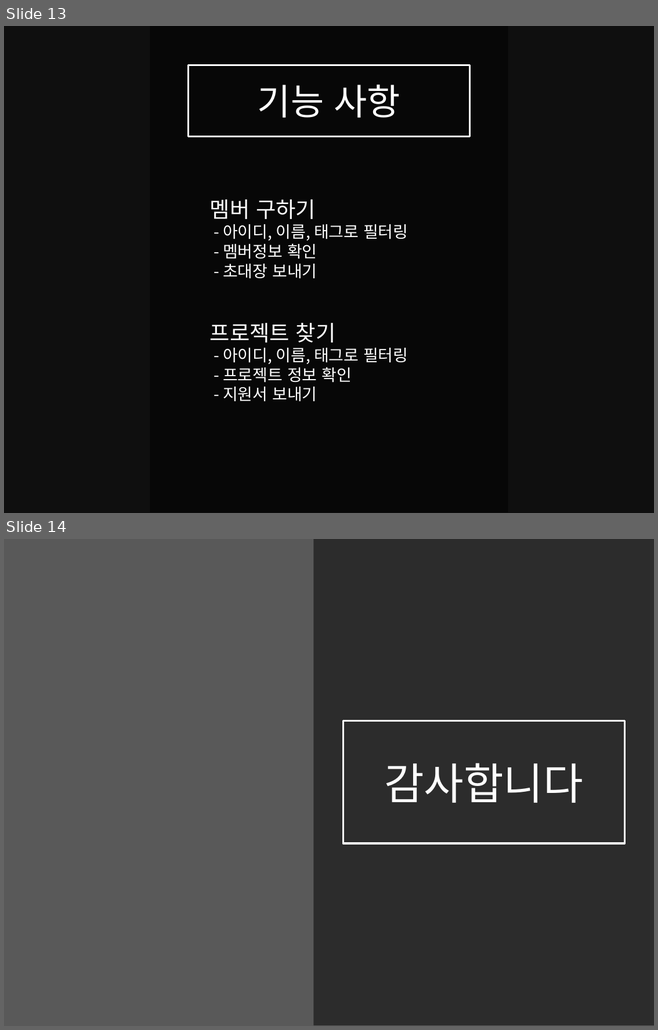
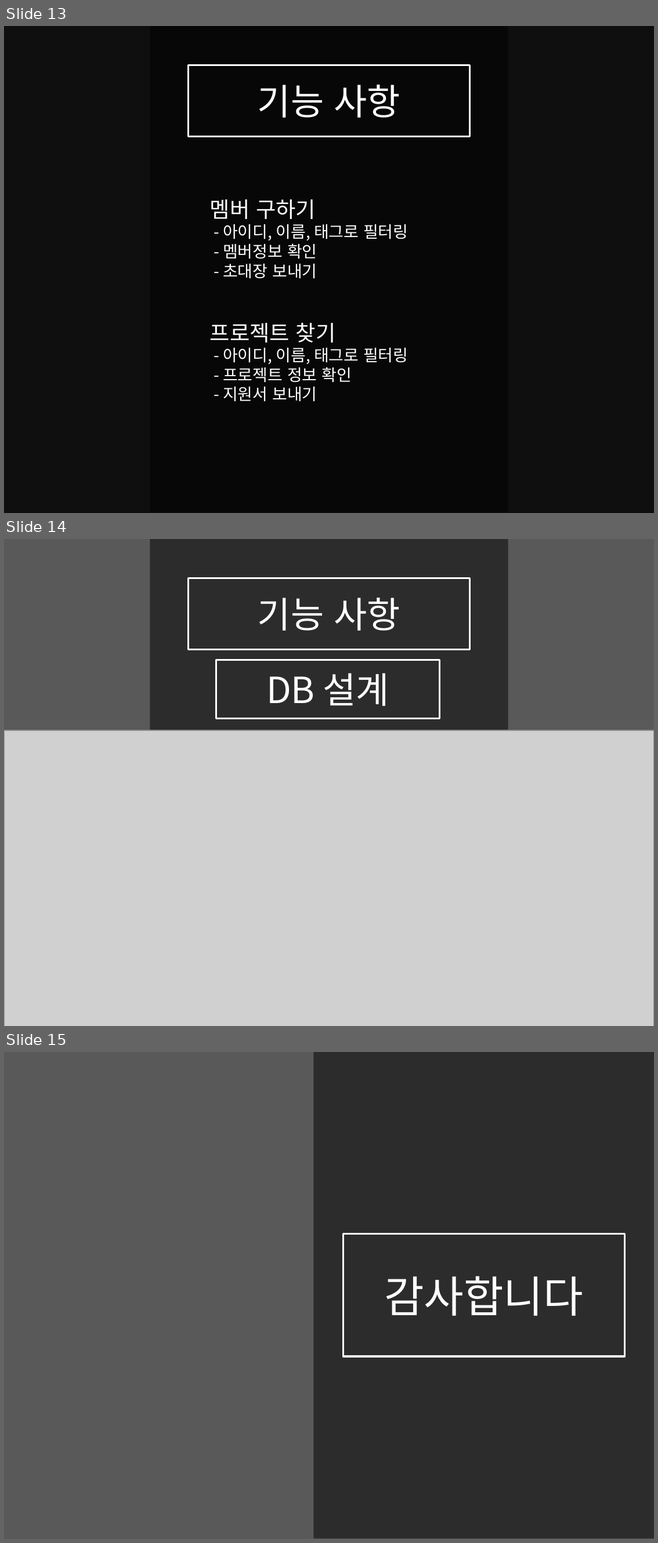
Before and after one commit to 35613/GROUPPL, a slide deck: Documents/3조 GROUPPL 중간발표.pptx. Shown one above the other, each under a label of ours: slides 13 and 14 before the commit, slides 13, 14 and 15 after it. The pictures are 658x1030 and 658x1543 pixels, drawn with LibreOffice and Linux fonts; fonts in the diff are those of the drawing; grey boxes stand for pictures; background and template pictures are left out; a plain dark background stands for a picture behind light text. Boxes give left, top, right and bottom in pixels: in the first picture for what was removed or moved away, otherwise in the second. Text is boxed around its words. In the diff, an @@ line names an element or a change of style, - is before the commit and + after.

```diff
--- a/Documents/3조 GROUPPL 중간발표.pptx
+++ b/Documents/3조 GROUPPL 중간발표.pptx
@@ slide 14 added at (4,539,654,1026), background picture (left out) @@
@@ rectangle added at (4,539,654,1026), fill #000000 at 65% opacity @@
@@ rectangle added at (150,539,507,1026), fill #000000 at 50% opacity @@
@@ rectangle added at (188,578,469,649), outline #FFFFFF 2 pt, 40 pt, text #FFFFFF @@
+기능 사항
@@ rectangle added at (216,660,439,719), outline #FFFFFF 2 pt, 40 pt, text #FFFFFF @@
+DB 설계
@@ picture added at (4,730,654,1026) @@
@@ what was slide 14 is now slide 15 @@
```
Also in this commit, not shown: 1 other file.
